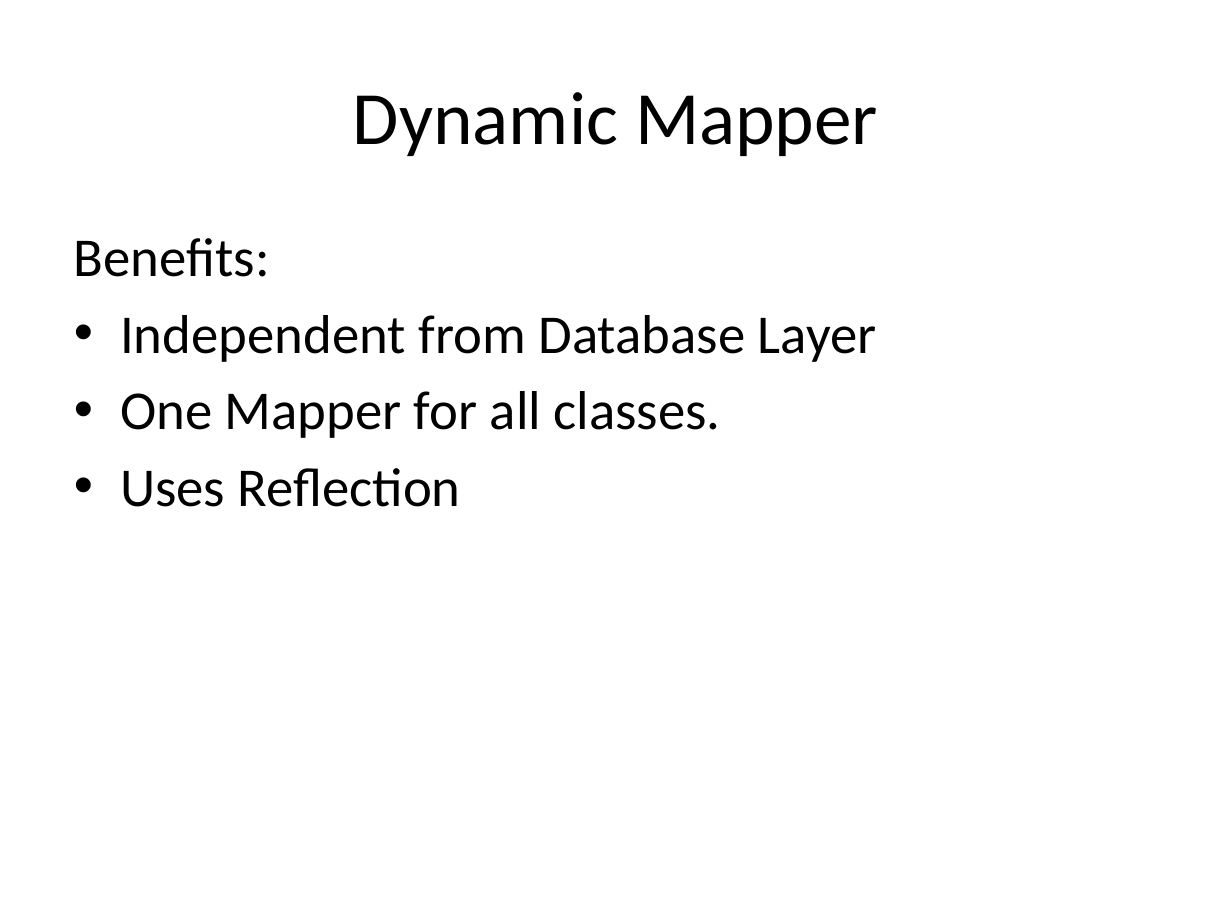
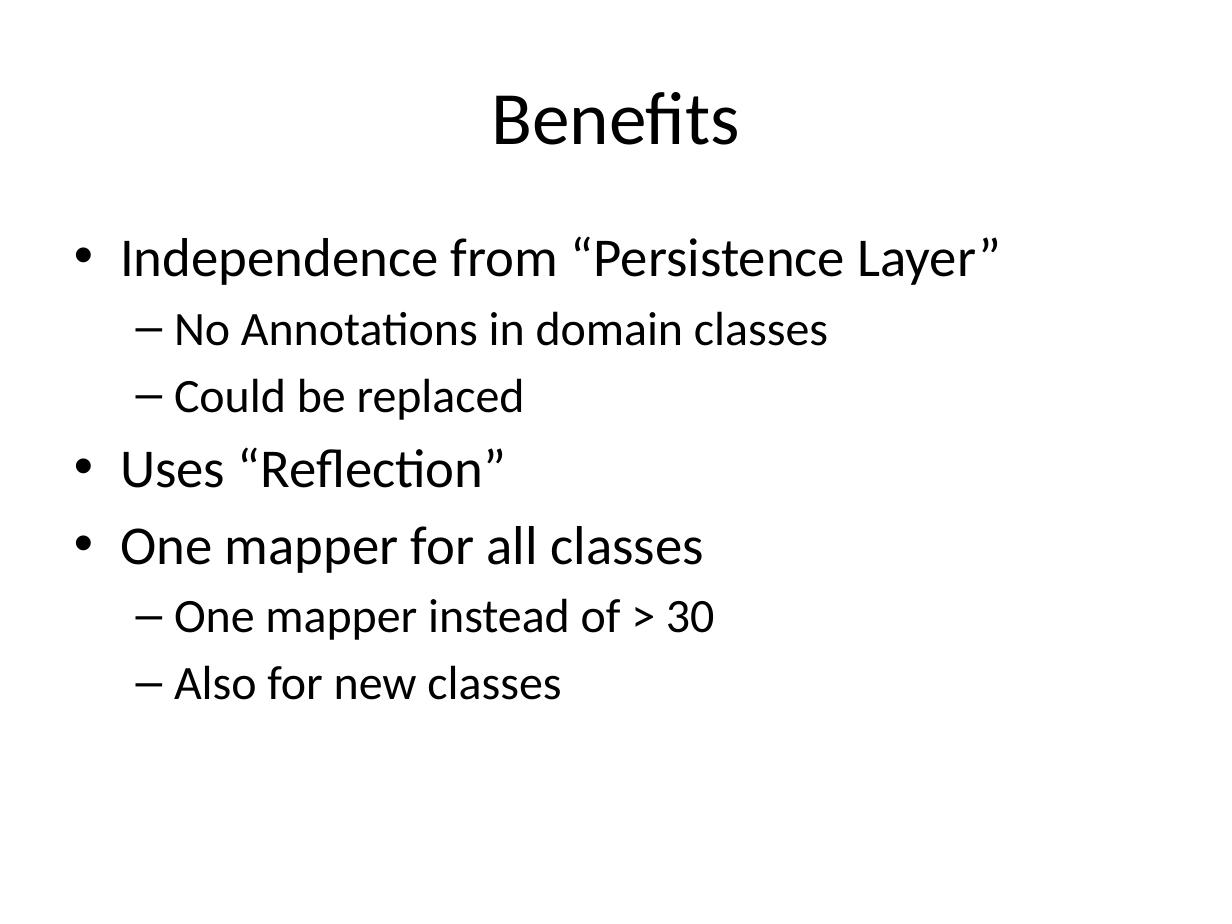
Before and after one commit to markusmo/HotelSoftware, a slide deck: slide 20 of Documentation/Praesentation/PresentationRoomanizer.pptx (slide 18 before the commit). Drawn at 1232x924 pixels with LibreOffice and Linux fonts; fonts in the diff are those of the drawing. Boxes give left, top, right and bottom in pixels: in the first picture for what was removed or moved away, otherwise in the second. Text is boxed around its words. In the diff, an @@ line names an element or a change of style, - is before the commit and + after.

```diff
--- a/Documentation/Praesentation/PresentationRoomanizer.pptx
+++ b/Documentation/Praesentation/PresentationRoomanizer.pptx
@@ title at bbox=[491, 92, 740, 145]: text changed @@
-Dynamic Mapper
+Benefits
@@ text at bbox=[120, 236, 1002, 700]: text changed; size 32 to 28 pt @@
-Benefits:
-• Independent from Database Layer
-• One Mapper for all classes.
-• Uses Reflection
+• Independence from “Persistence Layer”
+  – No Annotations in domain classes
+  – Could be replaced
+• Uses “Reflection”
+• One mapper for all classes
+  – One mapper instead of > 30
+  – Also for new classes
```
Also in this commit, not shown: 8 other slides changed, 7 slides added, 3 slides removed, 15 other files.
